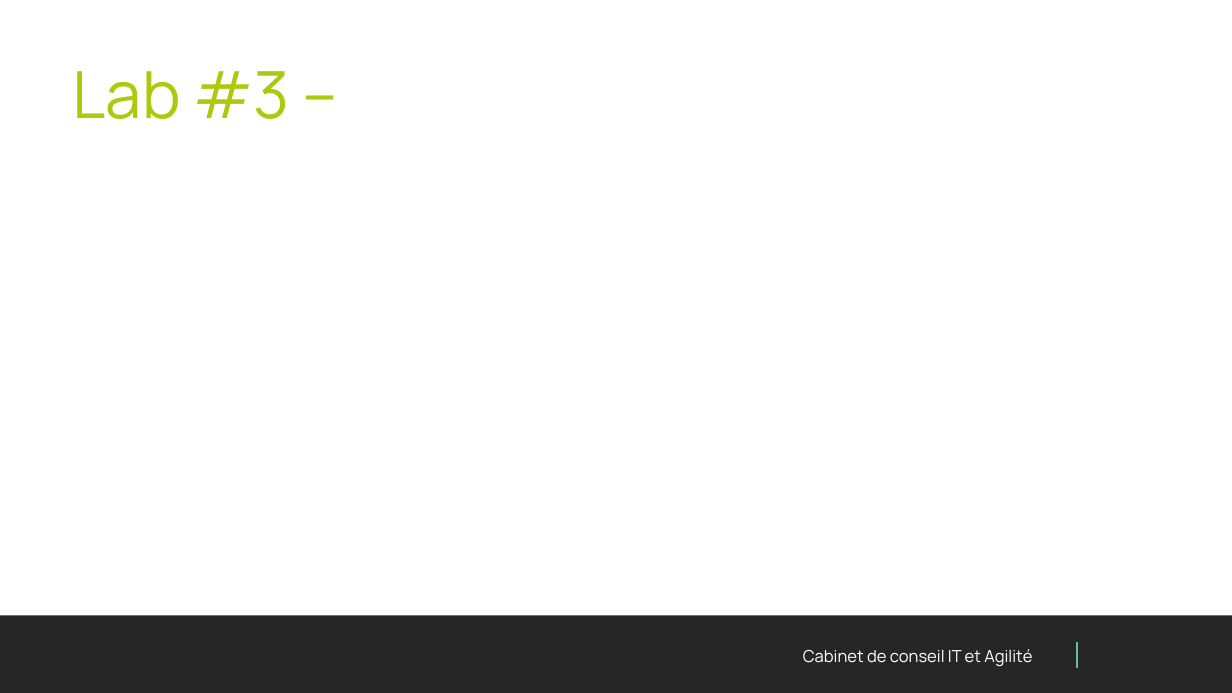
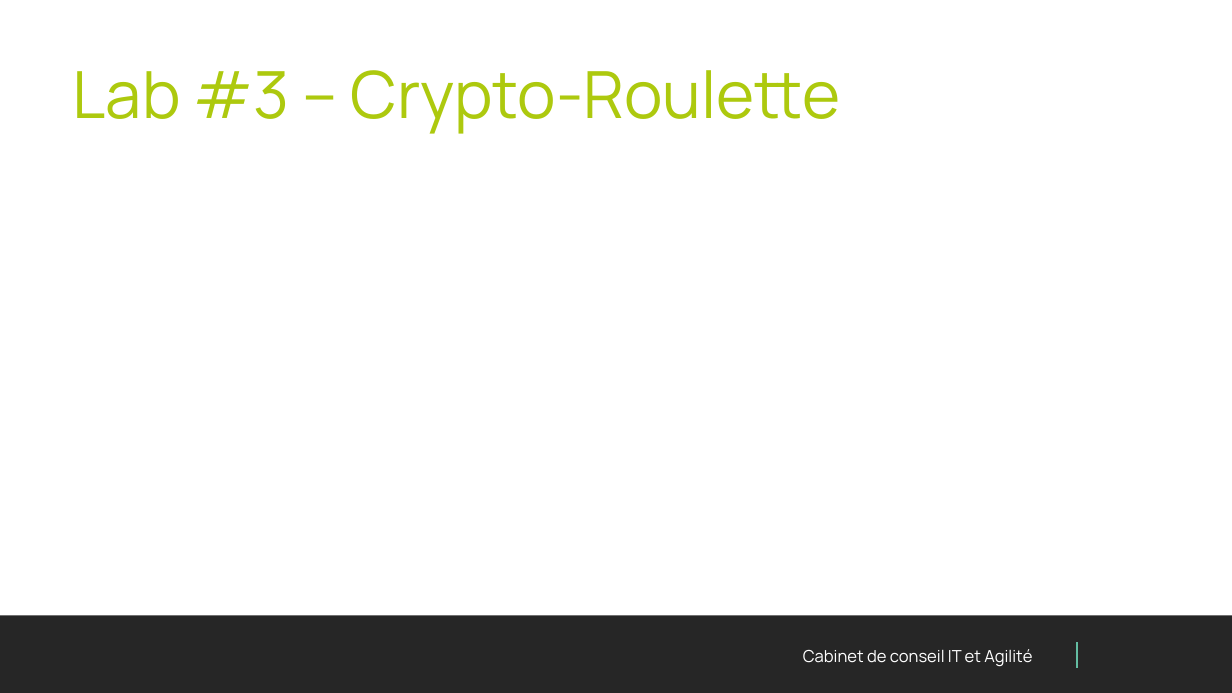
Before and after one commit to PaulFasola/Techlabs, a slide deck: slide 18 of Blockchain101+SmartContracts/Presentation/Techlab Blockchain.pptx (slide 14 before the commit). Drawn at 1232x693 pixels with LibreOffice and Linux fonts; fonts in the diff are those of the drawing; background and template pictures are left out. Boxes give left, top, right and bottom in pixels: in the first picture for what was removed or moved away, otherwise in the second. Text is boxed around its words. In the diff, an @@ line names an element or a change of style, - is before the commit and + after.

```diff
--- a/Blockchain101+SmartContracts/Presentation/Techlab Blockchain.pptx
+++ b/Blockchain101+SmartContracts/Presentation/Techlab Blockchain.pptx
@@ title at [73,70,841,134]: text changed @@
-Lab #3 –
+Lab #3 – Crypto-Roulette
```
Also in this commit, not shown: 6 other slides changed, 6 slides added, 2 slides removed, 1 other file.
